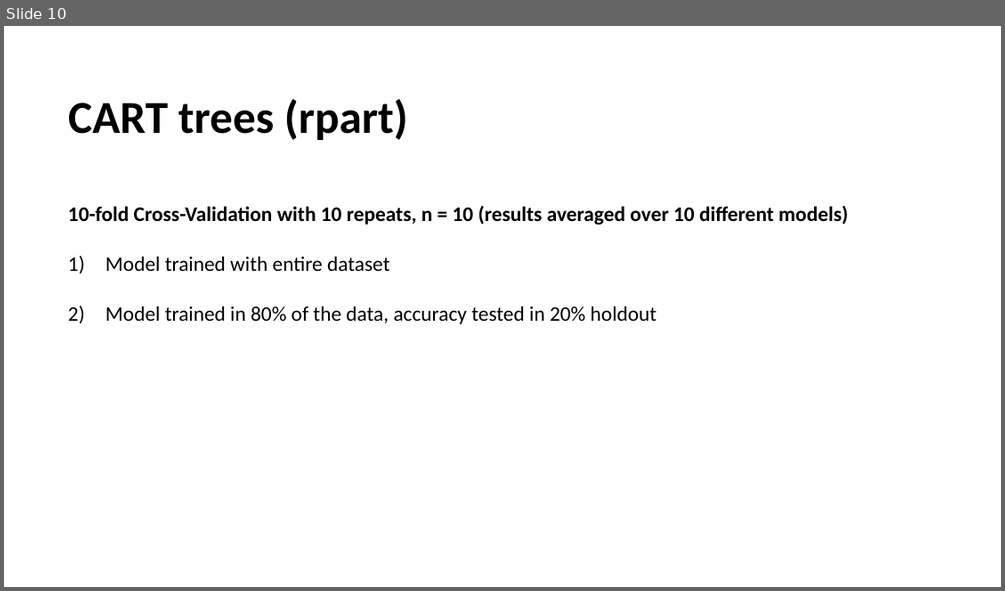
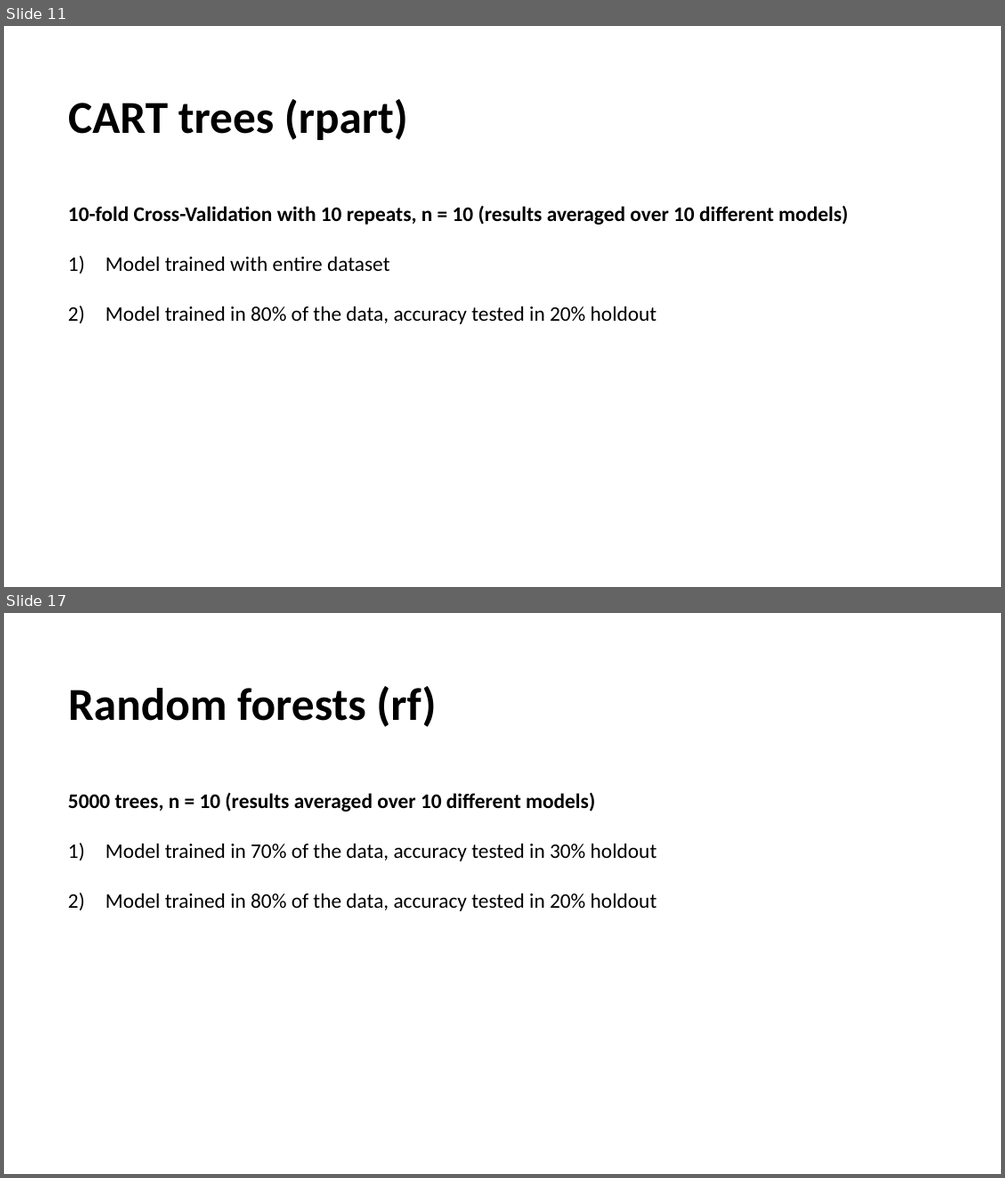
Before and after one commit to jaureguijara/DENSIPLANT_analysis, a slide deck: outputs/summary.pptx. Shown one above the other, each under a label of ours: slide 10 before the commit, slides 11 and 17 after it; the slides between them are not shown. The pictures are 1005x591 and 1005x1178 pixels, drawn with LibreOffice and Linux fonts; fonts in the diff are those of the drawing. Boxes give left, top, right and bottom in pixels: in the first picture for what was removed or moved away, otherwise in the second. Text is boxed around its words. In the diff, an @@ line names an element or a change of style, - is before the commit and + after.

```diff
--- a/outputs/summary.pptx
+++ b/outputs/summary.pptx
@@ slide 17 added at [4, 613, 1001, 1174], background #FFFFFF @@
@@ title added at [68, 686, 436, 727], 44 pt, text #000000, bold @@
+Random forests (rf)
@@ text added at [68, 793, 657, 911], 20 pt, text #000000 @@
+5000 trees, n = 10 (results averaged over 10 different models)
+1) Model trained in 70% of the data, accuracy tested in 30% holdout
+2) Model trained in 80% of the data, accuracy tested in 20% holdout
@@ what was slide 10 is now slide 11 @@
```
Also in this commit, not shown: 7 slides changed, 1 other slide added, 47 other files.
